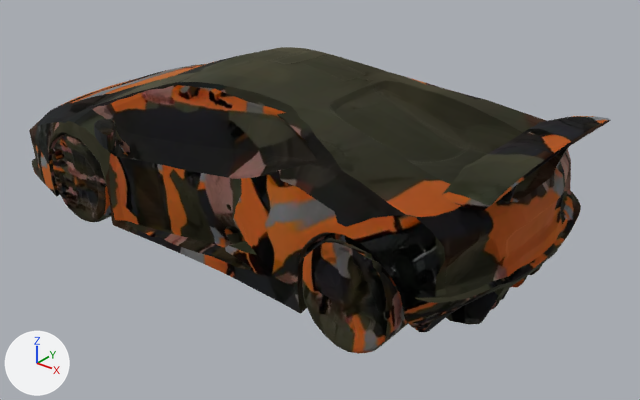
What one commit did to the glTF model assets/fp/cdn/9d6085c6-1ce0-4d94-90b9-dc8e9447fcf7.glb.
The view is the same before and after, from a camera (50 mm lens) standing at (0.918, -1.023, 0.568) and looking at (0.086, 0.018, -0.077). The lights are fixed; the arrows at lower left show +X, +Y and +Z. The picture after the commit comes second. Where no turn or scale is listed for an object, it has been applied to the vertices.

In view in the first picture: 'geometry_0'.
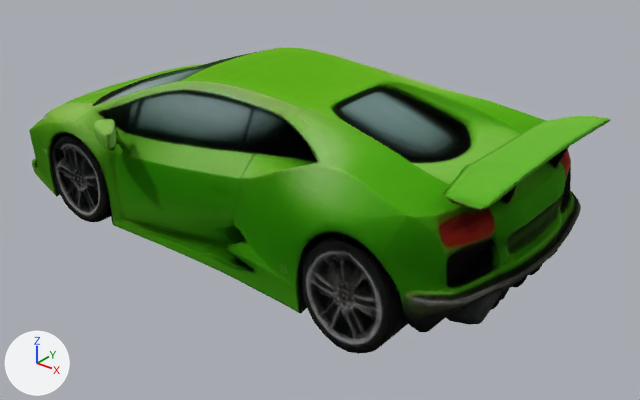
What differs and where, as boxes (x1, y1, x2, y2) in the pictures (640 x 400 px):
```json
{"object": "geometry_0", "change": "surface changed", "before": [29, 47, 611, 354], "after": [29, 47, 611, 354]}
```

Edits to the scene script, one JSON object a line:
```json
{"op": "add", "block": "img_image_0", "code": ["img_image_0 = load_image('Image_0', '_unpacked/Image_0', 1024, 1024, 'sRGB')"]}
{"op": "set", "path": "mat_material_0.texture", "old": "img_basecolor_webp", "new": "img_image_0"}
```
